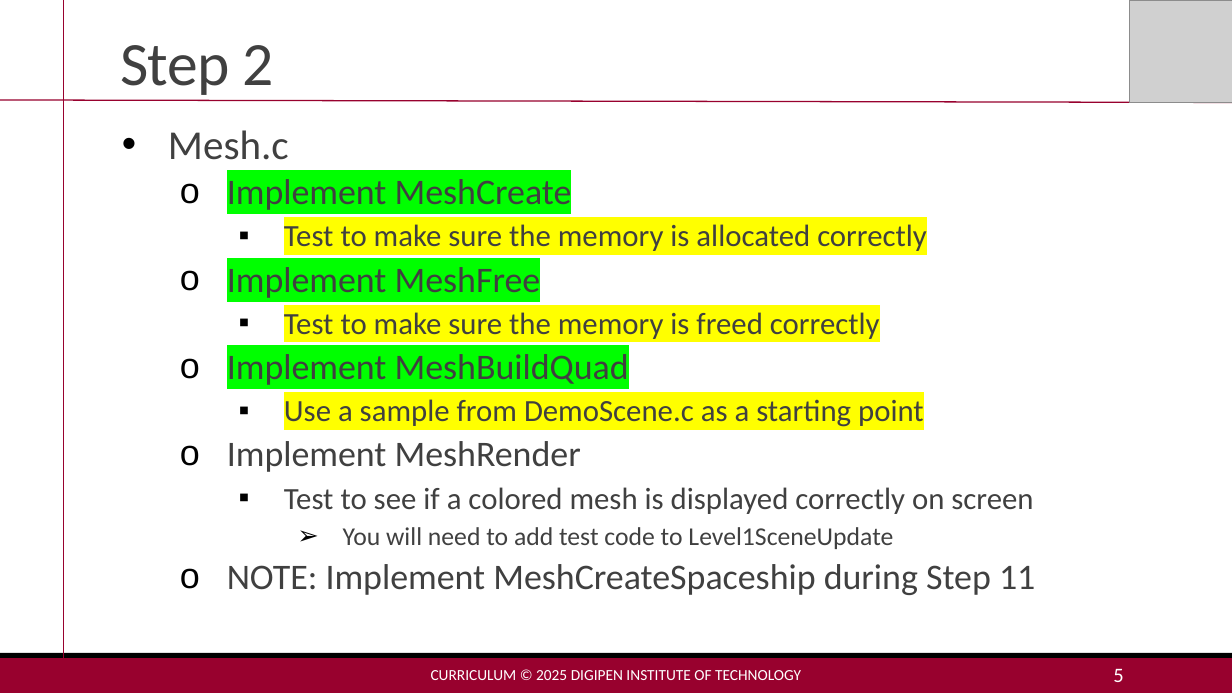
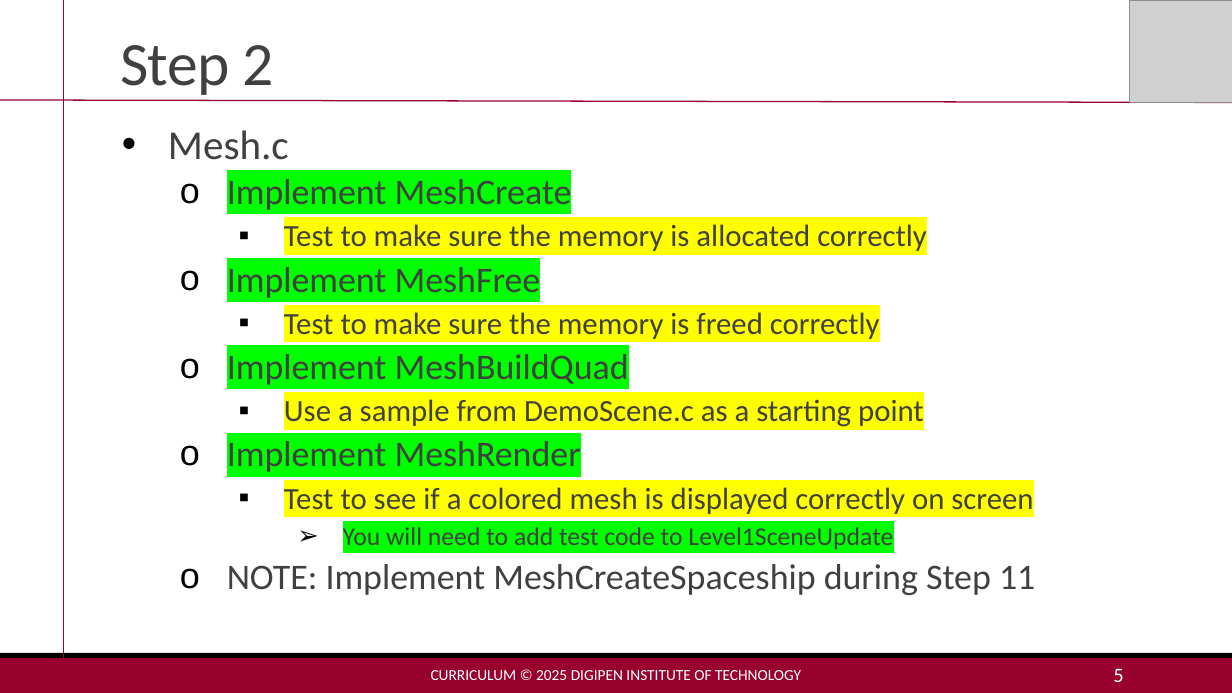
Before and after one commit to MakoJBryant/cs-230-project-game-engine, a slide deck: slide 5 of Project2-Lecture.pptx. Drawn at 1232x693 pixels with LibreOffice and Linux fonts; fonts in the diff are those of the drawing; grey boxes stand for pictures. Boxes give left, top, right and bottom in pixels: in the first picture for what was removed or moved away, otherwise in the second. Text is boxed around its words. In the diff, an @@ line names an element or a change of style, - is before the commit and + after.

```diff
--- a/Project2-Lecture.pptx
+++ b/Project2-Lecture.pptx
@@ text at [227,441,1033,549]: highlight none to #00FF00 in "Implement MeshRender", "You will need to add test code ..."; highlight none to #FFFF00 in "Test to see if a colored mesh ..." @@
```
Also in this commit, not shown: 1 other file.
